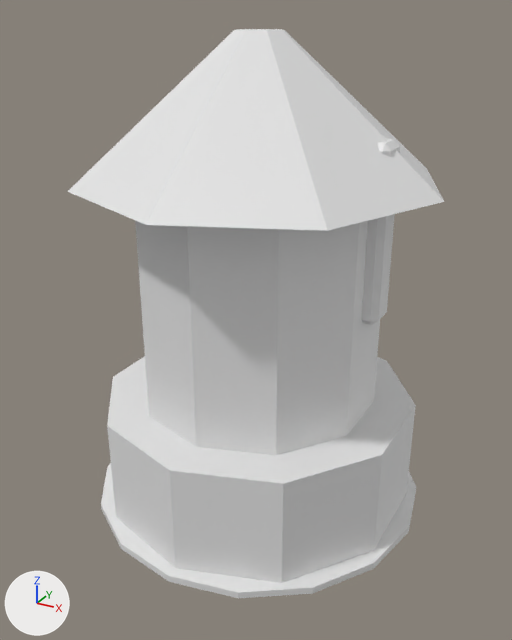
Two versions of the FBX model Assets/Art/Models/Generated/Archer_L1.fbx, one commit apart.
The view is the same before and after, from a 50 mm camera at (1.124, -2.065, 1.75) aimed at (0.014, -0.047, 0.741). Every picture has the same lights, and +X, +Y and +Z are marked at lower left. The first picture is the older version.

In view in the first picture: 'ArcherBow.001', 'ArcherRoof', 'ArcherTower', 'BlobShadow', 'TowerBase'.
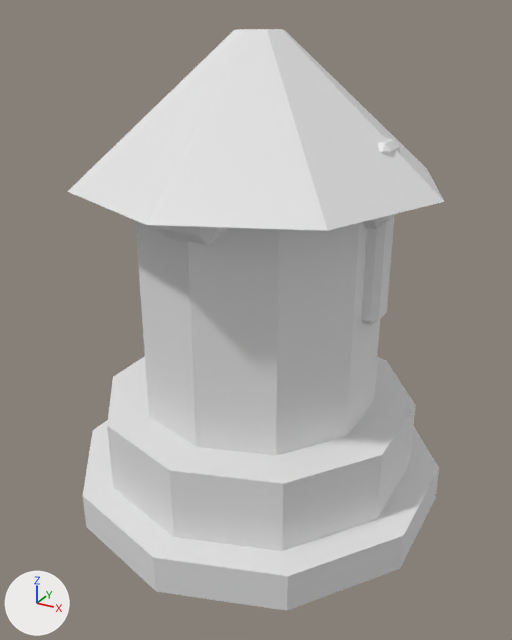
Location of each change, (x1, y1, x2, y2) in pixels of the pictures (512 x 640 px):
'TowerFoundation', added
    after: (83, 420, 439, 611)
'BlobShadow', unchanged, covered by the edit
    before: (101, 463, 416, 598)

The change, as a list of edits to the scene's bpy script:
```text
Add me_towerfoundation_mesh:
    me_towerfoundation_mesh.from_pydata(...)  # a 10-sided cylinder along z spanning x -0.656..0.656, y -0.69..0.69, z -0.07..0.07
    me_towerfoundation_mesh.materials.append(mat_dc_enemy)  # white #e7e7e7
Add ob_towerfoundation:
    ob_towerfoundation = bpy.data.objects.new('TowerFoundation', me_towerfoundation_mesh)
    ob_towerfoundation.location = (0.0, 0.0, 0.1)
```
